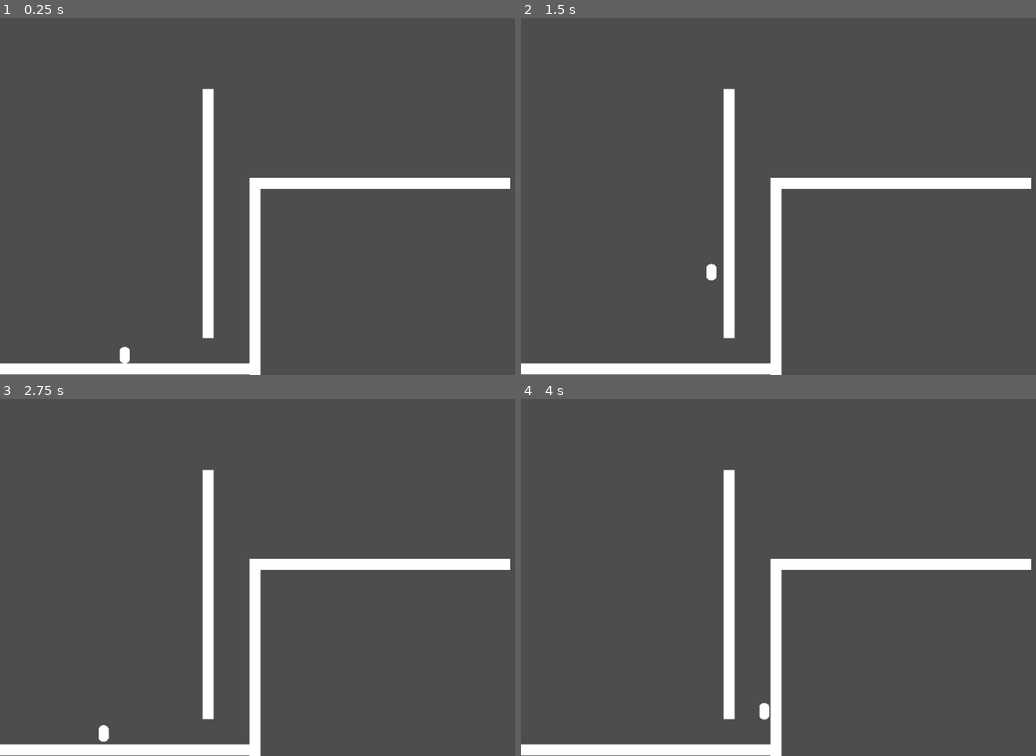
Above: before the commit, frames 1-4 (two rows, left to right).
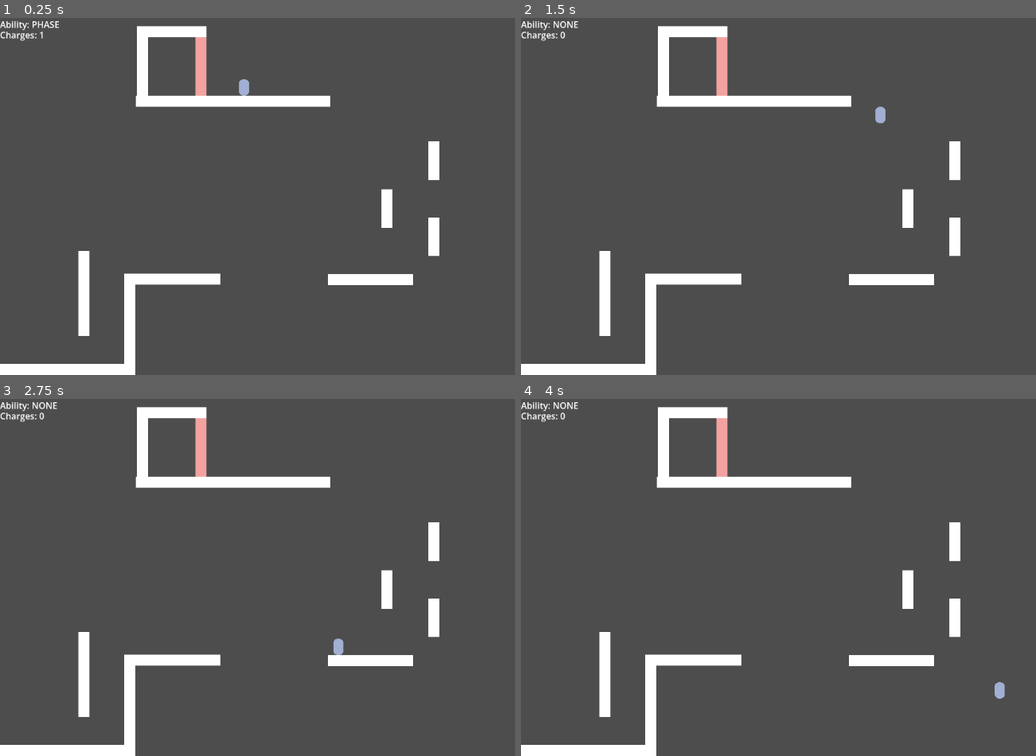
Above: after the commit, the same moments.

Repository: Lucas-Smelley/nothing-stays-fixed
Game: Godot game, scene res://scenes/testing_scene.tscn
The game is run twice, just before and just after one commit, with the same random seed, the same clock (stepped at 60 frames per second) and the same inputs.
Inputs:
- Up to frame 1 (0.25 s): no input
- Up to frame 2 (1.5 s): tap Enter at 0.5 s; hold D (move_right) from 0.53 s (still down); tap E (use_ability, bound only after the commit) at 0.6 s; tap W (jump) at 0.77, 0.8, 1.07, 1.35 s
- Up to frame 3 (2.75 s): tap W (jump) at 1.52, 1.82, 2.3 s; tap E (use_ability, bound only after the commit) at 1.55, 2.1 s; release D (move_right) at 2.03 s; hold A (move_left) from 2.03 s (still down)
- Up to frame 4 (4 s): release A (move_left) at 2.78 s; hold D (move_right) from 2.78 s (still down); tap E (use_ability, bound only after the commit) at 2.85 s; tap W (jump) at 3.02, 3.32, 3.6, 3.77 s

The runs differ from the first frame. In frame 1, 11% of the frame differs, in the area x 0-100%, y 0-100%; in frame 2, 11%; in frame 3, 11%; in frame 4, 11%.

Commit message:
abilities, simply hud, and test scene

Diff:
--- a/project.godot
+++ b/project.godot
@@ -14,6 +14,10 @@
 run/main_scene="uid://cu6sajjou1loa"
 config/features=PackedStringArray("4.6", "Forward Plus")
 config/icon="res://icon.svg"
+
+[global_group]
+
+player=""
 
 [input]
 
@@ -35,6 +39,18 @@
 , Object(InputEventKey,"resource_local_to_scene":false,"resource_name":"","device":-1,"window_id":0,"alt_pressed":false …(182 unchanged characters)…
 ]
 }
+use_ability={
+"deadzone": 0.2,
+"events": [Object(InputEventKey,"resource_local_to_scene":false,"resource_name":"","device":-1,"window_id":0,"alt_pressed":false,"shift_pressed":false,"ctrl_pressed":false,"meta_pressed":false,"pressed":false,"keycode":0,"physical_keycode":69,"key_label":0,"unicode":101,"location":0,"echo":false,"script":null)
+, Object(InputEventKey,"resource_local_to_scene":false,"resource_name":"","device":-1,"window_id":0,"alt_pressed":false,"shift_pressed":false,"ctrl_pressed":false,"meta_pressed":false,"pressed":false,"keycode":0,"physical_keycode":4194325,"key_label":0,"unicode":0,"location":0,"echo":false,"script":null)
+]
+}
+
+[layer_names]
+
+2d_physics/layer_1="World"
+2d_physics/layer_2="Player"
+2d_physics/layer_3="PhaseWalls"
 
 [physics]
 
--- /dev/null
+++ b/scenes/hud.tscn
@@ -0,0 +1,17 @@
+[gd_scene format=3 uid="uid://k58bh6t2maqu"]
+
+[ext_resource type="Script" uid="uid://b4ryx83r2tdh0" path="res://scripts/hud.gd" id="1_ahhtf"]
+
+[node name="HUD" type="CanvasLayer" unique_id=1839315110]
+script = ExtResource("1_ahhtf")
+
+[node name="AbilityLabel" type="Label" parent="." unique_id=1730315417]
+offset_right = 40.0
+offset_bottom = 23.0
+text = "Ability: NONE"
+
+[node name="ChargesLabel" type="Label" parent="." unique_id=1684807219]
+offset_top = 19.0
+offset_right = 81.0
+offset_bottom = 42.0
+text = "Charges: 0"
--- /dev/null
+++ b/scenes/phase_wall.tscn
@@ -0,0 +1,18 @@
+[gd_scene format=3 uid="uid://dqvkk5bewfg2s"]
+
+[sub_resource type="RectangleShape2D" id="RectangleShape2D_4yolh"]
+size = Vector2(330, 20)
+
+[node name="PhaseWall" type="StaticBody2D" unique_id=1159833319]
+modulate = Color(0.94702226, 0.6340698, 0.6310304, 1)
+collision_layer = 4
+collision_mask = 0
+
+[node name="ColorRect" type="ColorRect" parent="." unique_id=1743171851]
+offset_left = -165.0
+offset_top = -10.0
+offset_right = 165.0
+offset_bottom = 10.0
+
+[node name="CollisionShape2D" type="CollisionShape2D" parent="." unique_id=1459730129]
+shape = SubResource("RectangleShape2D_4yolh")
--- a/scenes/player.tscn
+++ b/scenes/player.tscn
@@ -13,9 +13,12 @@
 size = Vector2(34, 32)
 
 [node name="Player" type="CharacterBody2D" unique_id=888317823]
+collision_layer = 2
+collision_mask = 5
 script = ExtResource("1_3vyb7")
 
-[node name="MeshInstance2D" type="MeshInstance2D" parent="." unique_id=2021076250]
+[node name="MeshInstance2D" type="MeshInstance2D" parent="." unique_id=2021076250 groups=["player"]]
+modulate = Color(0.6292928, 0.6871274, 0.8281433, 1)
 position = Vector2(4.7683716e-07, 1.9073486e-06)
 scale = Vector2(18, 15.000001)
 mesh = SubResource("CapsuleMesh_u8vuu")
--- a/scenes/testing_scene.tscn
+++ b/scenes/testing_scene.tscn
@@ -1,65 +1,73 @@
 [gd_scene format=3 uid="uid://cu6sajjou1loa"]
 
 [ext_resource type="PackedScene" uid="uid://cwgwajlo8nn4e" path="res://scenes/player.tscn" id="1_ifns1"]
-
-[sub_resource type="RectangleShape2D" id="RectangleShape2D_365ag"]
-size = Vector2(452, 20)
+[ext_resource type="PackedScene" uid="uid://k58bh6t2maqu" path="res://scenes/hud.tscn" id="2_2j2p2"]
+[ext_resource type="PackedScene" uid="uid://cb3mbkpwfoylq" path="res://scenes/wall.tscn" id="2_v6rby"]
+[ext_resource type="PackedScene" uid="uid://dqvkk5bewfg2s" path="res://scenes/phase_wall.tscn" id="3_dh6dg"]
 
 [node name="TestingScene" type="Node2D" unique_id=1487507625]
+
+[node name="HUD" parent="." unique_id=1839315110 instance=ExtResource("2_2j2p2")]
 
 [node name="Camera2D" type="Camera2D" parent="." unique_id=2012200388]
 position = Vector2(0, -30)
 
-[node name="StaticBody2D" type="StaticBody2D" parent="." unique_id=1571674170]
-position = Vector2(-350, 283)
+[node name="walls" type="Node2D" parent="." unique_id=1727811377]
 
-[node name="ColorRect" type="ColorRect" parent="StaticBody2D" unique_id=2129181266]
-offset_left = -226.0
-offset_top = -10.0
-offset_right = 226.0
-offset_bottom = 10.0
+[node name="wall" parent="walls" unique_id=619768114 instance=ExtResource("2_v6rby")]
+position = Vector2(-464, 284)
+scale = Vector2(0.64, 1)
 
-[node name="CollisionShape2D" type="CollisionShape2D" parent="StaticBody2D" unique_id=183858381]
-shape = SubResource("RectangleShape2D_365ag")
+[node name="wall2" parent="walls" unique_id=1925177263 instance=ExtResource("2_v6rby")]
+position = Vector2(-341, 202)
+rotation = 1.5707964
+scale = Vector2(0.5200012, 1)
 
-[node name="StaticBody2D2" type="StaticBody2D" parent="." unique_id=1922688423]
-position = Vector2(-114, 162)
+[node name="wall3" parent="walls" unique_id=2144369362 instance=ExtResource("2_v6rby")]
+position = Vector2(-424, 146)
 rotation = 1.5707964
+scale = Vector2(0.4400003, 1)
 
-[node name="ColorRect" type="ColorRect" parent="StaticBody2D2" unique_id=1170063790]
-offset_left = -226.0
-offset_top = -10.0
-offset_right = 226.0
-offset_bottom = 10.0
+[node name="wall4" parent="walls" unique_id=1360604934 instance=ExtResource("2_v6rby")]
+position = Vector2(-253.99998, 120)
+scale = Vector2(0.44000244, 1)
 
-[node name="CollisionShape2D" type="CollisionShape2D" parent="StaticBody2D2" unique_id=2011146835]
-shape = SubResource("RectangleShape2D_365ag")
+[node name="wall5" parent="walls" unique_id=1741382384 instance=ExtResource("2_v6rby")]
+position = Vector2(95, 121)
+scale = Vector2(0.44000316, 1)
 
-[node name="StaticBody2D3" type="StaticBody2D" parent="." unique_id=9734681]
-position = Vector2(-199, 1)
+[node name="wall6" parent="walls" unique_id=1669231811 instance=ExtResource("2_v6rby")]
+position = Vector2(210, 43)
 rotation = 1.5707964
+scale = Vector2(0.20000044, 1)
 
-[node name="ColorRect" type="ColorRect" parent="StaticBody2D3" unique_id=1539509780]
-offset_left = -226.0
-offset_top = -10.0
-offset_right = 226.0
-offset_bottom = 10.0
+[node name="wall7" parent="walls" unique_id=1986107900 instance=ExtResource("2_v6rby")]
+position = Vector2(125, -8)
+rotation = 1.5707964
+scale = Vector2(0.19999948, 1)
 
-[node name="CollisionShape2D" type="CollisionShape2D" parent="StaticBody2D3" unique_id=780894098]
-shape = SubResource("RectangleShape2D_365ag")
+[node name="wall8" parent="walls" unique_id=1324518093 instance=ExtResource("2_v6rby")]
+position = Vector2(210, -95)
+rotation = 1.5707964
+scale = Vector2(0.19999854, 1)
 
-[node name="StaticBody2D4" type="StaticBody2D" parent="." unique_id=2145618]
-position = Vector2(122, -54)
+[node name="wall9" parent="walls" unique_id=1362952013 instance=ExtResource("2_v6rby")]
+position = Vector2(-154, -203)
 
-[node name="ColorRect" type="ColorRect" parent="StaticBody2D4" unique_id=1503706469]
-offset_left = -226.0
-offset_top = -10.0
-offset_right = 226.0
-offset_bottom = 10.0
-metadata/_edit_use_anchors_ = true
+[node name="PhaseWall" parent="walls" unique_id=1159833319 instance=ExtResource("3_dh6dg")]
+position = Vector2(-212, -265.99997)
+rotation = 1.5707964
+scale = Vector2(0.32, 1)
 
-[node name="CollisionShape2D" type="CollisionShape2D" parent="StaticBody2D4" unique_id=1799274986]
-shape = SubResource("RectangleShape2D_365ag")
+[node name="wall10" parent="walls" unique_id=68912320 instance=ExtResource("2_v6rby")]
+position = Vector2(-265, -329)
+scale = Vector2(0.36000487, 1)
+
+[node name="wall11" parent="walls" unique_id=1757546807 instance=ExtResource("2_v6rby")]
+position = Vector2(-318, -266.99997)
+rotation = 1.5707964
+scale = Vector2(0.3200012, 1)
 
 [node name="Player" parent="." unique_id=888317823 instance=ExtResource("1_ifns1")]
-position = Vector2(-350, 253)
+unique_name_in_owner = true
+position = Vector2(-134, -246)
--- /dev/null
+++ b/scenes/wall.tscn
@@ -0,0 +1,16 @@
+[gd_scene format=3 uid="uid://cb3mbkpwfoylq"]
+
+[sub_resource type="RectangleShape2D" id="RectangleShape2D_uvhfp"]
+size = Vector2(352, 20)
+
+[node name="wall" type="StaticBody2D" unique_id=619768114]
+collision_mask = 0
+
+[node name="ColorRect" type="ColorRect" parent="." unique_id=756715027]
+offset_left = -176.0
+offset_top = -10.0
+offset_right = 176.0
+offset_bottom = 10.0
+
+[node name="CollisionShape2D" type="CollisionShape2D" parent="." unique_id=1348573886]
+shape = SubResource("RectangleShape2D_uvhfp")
--- /dev/null
+++ b/scripts/hud.gd
@@ -0,0 +1,16 @@
+extends CanvasLayer
+
+@onready var ability_label: Label = $AbilityLabel
+@onready var charges_label: Label = $ChargesLabel
+
+@onready var player := %Player
+
+
+func _ready() -> void:
+	if player:
+		player.ability_changed.connect(_on_ability_changed)
+
+
+func _on_ability_changed(ability_name: String, charges: int) -> void:
+	ability_label.text = "Ability: %s" % ability_name
+	charges_label.text = "Charges: %d" % charges
--- a/scripts/player/player.gd
+++ b/scripts/player/player.gd
@@ -1,4 +1,6 @@
 extends CharacterBody2D
+
+class_name Player
 
 @export var move_speed: float = 220.0
 
@@ -8,22 +10,49 @@
 @export var wall_slide_speed: float = 110.0
 @export var wall_jump_x: float = 260.0
 @export var wall_jump_y: float = 420.0
-@export var wall_jump_lock_time: float = 0.12
+@export var wall_jump_lock_time: float = 0.14
 @export var wall_stick_time: float = 0.15
 
-@export var coyote_time: float = 0.08
+@export var coyote_time: float = 0.14
 @export var jump_buffer_time: float = 0.10
+
+enum Ability { NONE, DOUBLE_JUMP, DASH, PHASE, INVERT_GRAVITY }
+var equipped_ability: Ability = Ability.PHASE
+var ability_charges: int = 1
+
+@export var dash_speed := 450.0
+@export var dash_time := 0.22
+
+@export var phase_time := 3.0
+@export var phase_wall_layer := 3
+
+var _is_phasing := false
+var _phase_timer := 0.0
+var _saved_mask := 0
 
 var _coyote_timer := 0.0
 var _jump_buffer := 0.0
 var _wall_jump_lock := 0.0
 var _wall_stick_timer := 0.0
+var _dash_timer := 0.0
 
 var _was_on_wall := false
+var _air_jumped := false
+var _is_dashing := false
 
+var _facing_dir: int = 1
+
+signal ability_changed(ability_name: String, charges: int)
+
+
+func _ready() -> void:
+	_emit_ability_ui()
 
 func _physics_process(delta: float) -> void:
 	var input_dir := Input.get_axis("move_left", "move_right")
+
+	if input_dir != 0:
+		_facing_dir = sign(input_dir)
 
 	# timers
 	_jump_buffer = maxf(_jump_buffer - delta, 0.0)
@@ -33,12 +62,30 @@
 	if Input.is_action_just_pressed("jump"):
 		_jump_buffer = jump_buffer_time
 
+	if Input.is_action_just_pressed("use_ability"):
+		_handle_ability_pressed()
+
+	if _is_dashing:
+		_dash_timer -= delta
+		velocity.x = _facing_dir * dash_speed
+
+		if _dash_timer <= 0:
+			_is_dashing = false
+
+	if _is_phasing:
+		_phase_timer -= delta
+
+		if _phase_timer <= 0:
+			_end_phase()
+
 	# refresh coyote
 	if is_on_floor():
 		_coyote_timer = coyote_time
+		_air_jumped = false
+
 
 	# gravity
-	if not is_on_floor():
+	if not is_on_floor() and not _is_dashing:
 		velocity.y += gravity * delta
 
 	# wall info
@@ -47,9 +94,12 @@
 		_wall_stick_timer = wall_stick_time
 	var wall_normal := get_wall_normal() if on_wall else Vector2.ZERO
 
+	if not on_wall:
+		_wall_stick_timer = 0.0
+
 
 	# instant horizontal
-	if _wall_jump_lock <= 0.0:
+	if _wall_jump_lock <= 0.0 and not _is_dashing:
 		velocity.x = input_dir * move_speed
 
 	# wall slide (press into wall)
@@ -74,7 +124,61 @@
 			velocity.x = wall_normal.x * wall_jump_x
 			_jump_buffer = 0.0
 			_wall_jump_lock = wall_jump_lock_time
+		elif equipped_ability == Ability.DOUBLE_JUMP and ability_charges > 0 and not _air_jumped:
+			velocity.y = -jump_speed
+			_air_jumped = true
+			ability_charges -= 1
+			if ability_charges == 0:
+				equipped_ability = Ability.NONE
 
 	_was_on_wall = on_wall
 
 	move_and_slide()
+
+func _emit_ability_ui() -> void:
+	ability_changed.emit(Ability.keys()[equipped_ability], ability_charges)
+
+
+func _consume_charge() -> bool:
+	if ability_charges <= 0:
+		return false
+	ability_charges -= 1
+	if ability_charges <= 0:
+		equipped_ability = Ability.NONE
+	_emit_ability_ui()
+	return true
+
+func _handle_ability_pressed() -> void:
+	match equipped_ability:
+		Ability.DASH:
+			if _consume_charge():
+				_start_dash()
+		Ability.PHASE:
+			if _consume_charge():
+				_start_phase()
+		Ability.INVERT_GRAVITY:
+			if _consume_charge():
+				_toggle_gravity()
+		Ability.DOUBLE_JUMP:
+			pass # jump key handles it
+		_:
+			pass
+
+func _start_dash() -> void:
+	_is_dashing = true
+	_dash_timer = dash_time
+	velocity.y = 0.0
+
+func _start_phase() -> void:
+	_is_phasing = true
+	_phase_timer = phase_time
+
+	_saved_mask = collision_mask
+	collision_mask &= ~(1 << (phase_wall_layer - 1)) # remove that bit
+
+func _end_phase() -> void:
+	_is_phasing = false
+	collision_mask = _saved_mask
+
+func _toggle_gravity() -> void:
+	print("gravity toggled")
Not shown, added: scripts/hud.gd.uid
